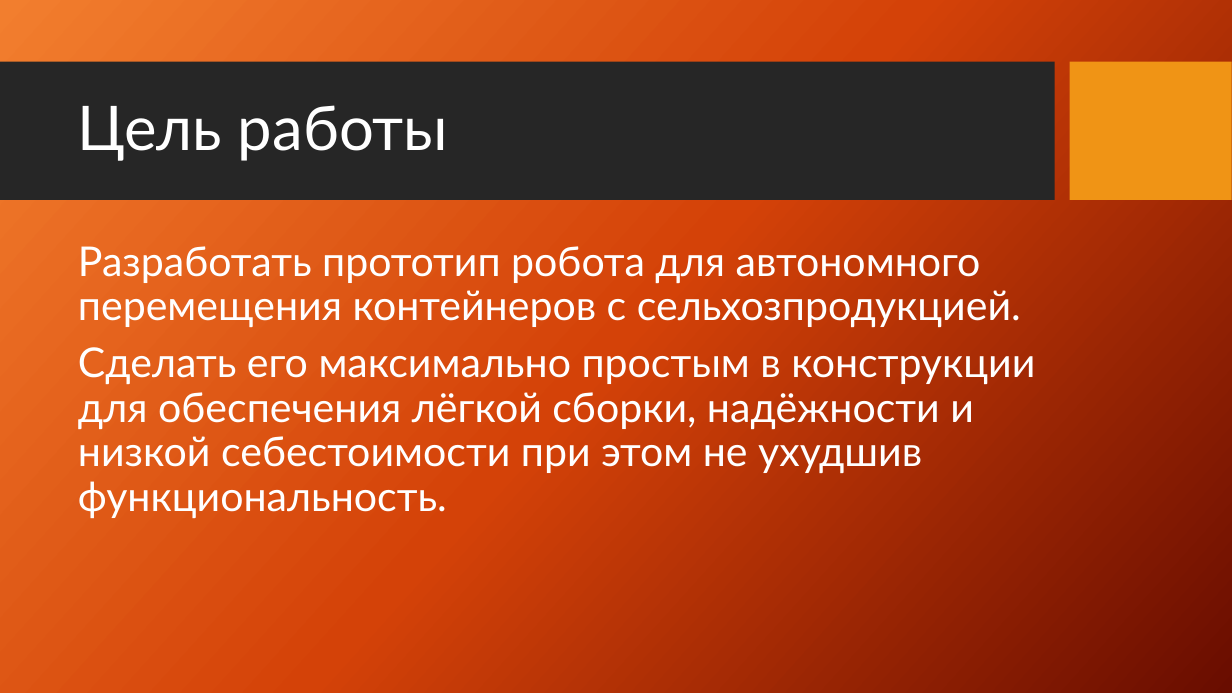
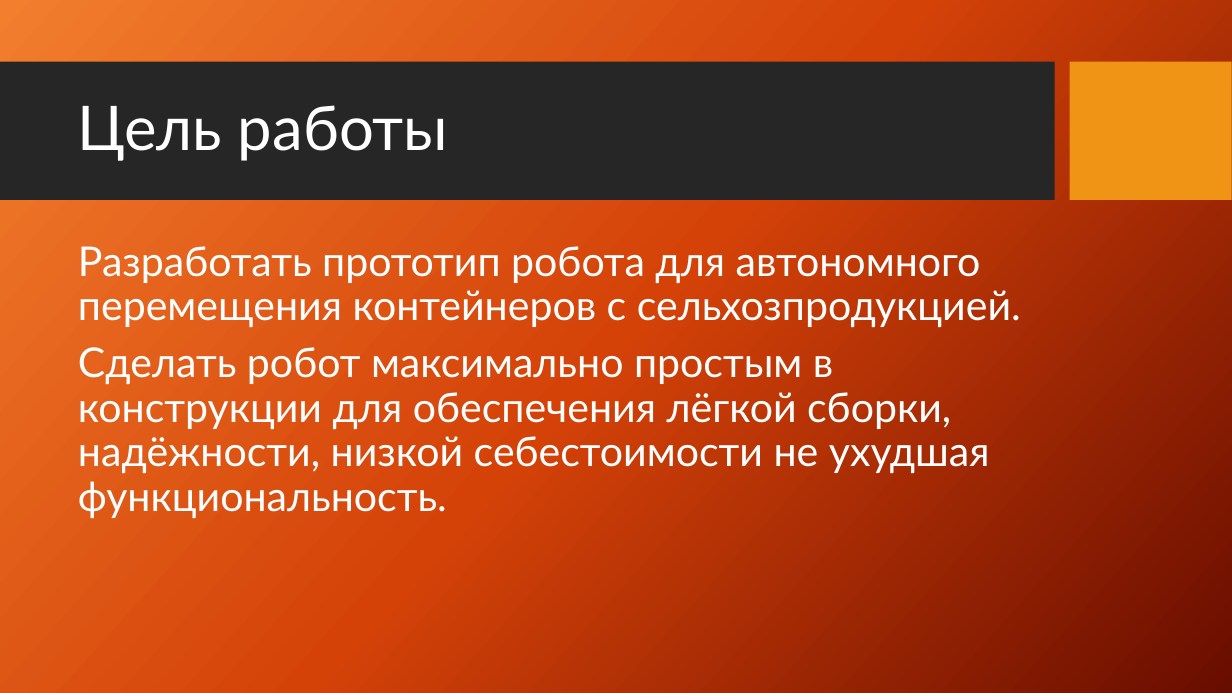
Before and after one commit to vladubase/WorldSkillsBelarus2020, a slide deck: slide 2 of Presentation/Презентация проектных решений.pptx. Drawn at 1232x693 pixels with LibreOffice and Linux fonts; fonts in the diff are those of the drawing; background and template pictures are left out. Boxes give left, top, right and bottom in pixels: in the first picture for what was removed or moved away, otherwise in the second. Text is boxed around its words. In the diff, an @@ line names an element or a change of style, - is before the commit and + after.

```diff
--- a/Presentation/Презентация проектных решений.pptx
+++ b/Presentation/Презентация проектных решений.pptx
@@ text at (78, 347, 990, 518): text changed @@
-Сделать его максимально простым в конструкции для обеспечения лёгкой сборки, надёжности и низкой себестоимости при этом не ухудшив функциональность.
+Сделать робот максимально простым в конструкции для обеспечения лёгкой сборки, надёжности, низкой себестоимости не ухудшая функциональность.
```
Also in this commit, not shown: 6 other slides changed, 4 slides added.
